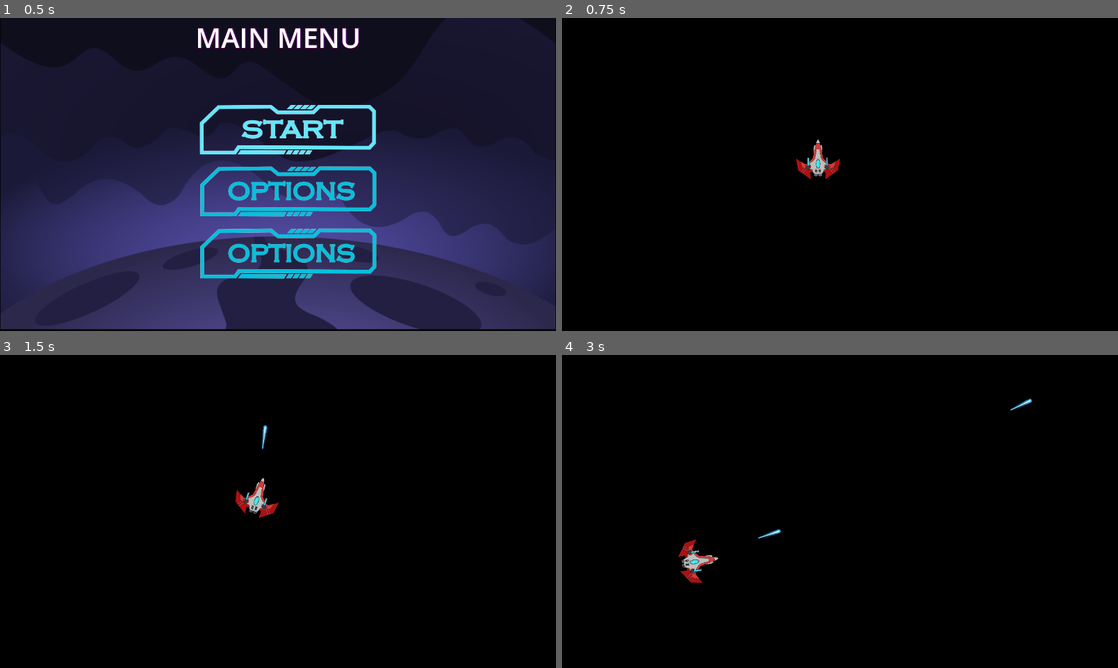
Above: before the commit, frames 1-4 (two rows, left to right).
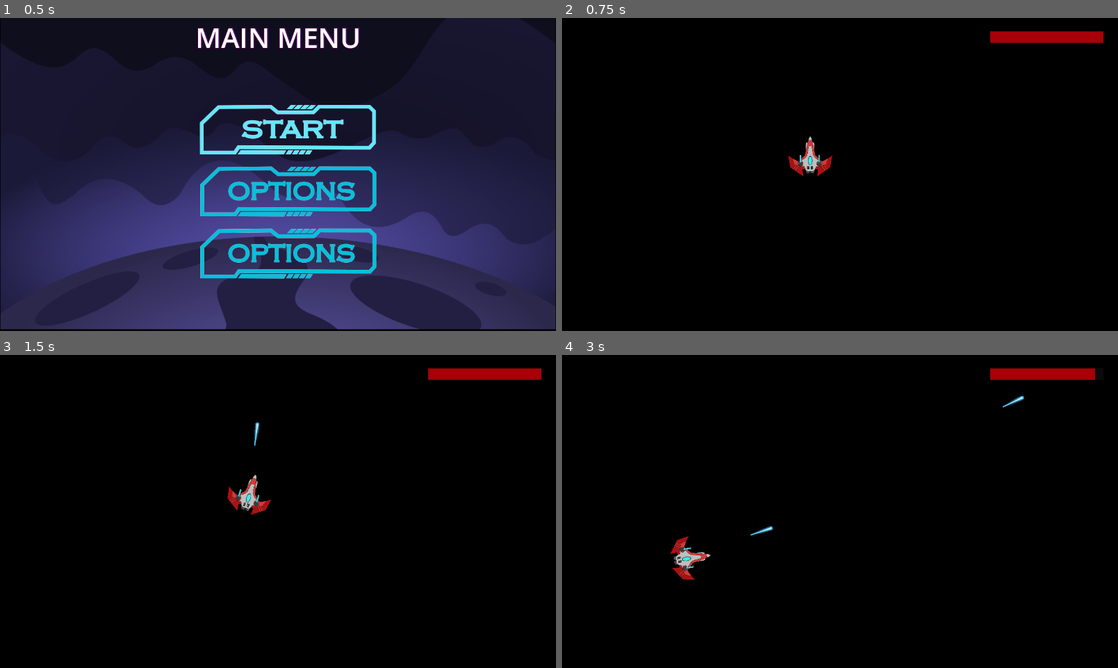
Above: after the commit, the same moments.

Repository: krish-rRay23/Basic_Space_game_Project_Nexus
Game: Godot game, scene res://scenes/main_menu.tscn
Same seed, same stepped clock (60 frames per second), same inputs: the game is played once before the commit and once after it.
Inputs (mouse positions are in pixels of both pictures, inside the frame that each line leads up to):
- Up to frame 1 (0.5 s): no input
- Up to frame 2 (0.75 s): click (851, 130) at 0.5 s
- Up to frame 3 (1.5 s): tap Enter at 1.25 s; hold D (rotate_right) from 1.28 s (still down); tap Space (shoot) at 1.35 s
- Up to frame 4 (3 s): release D (rotate_right) at 2.03 s; hold S (move_down) 2.03-2.78 s; tap Space (shoot) at 2.1, 2.85 s; hold D (rotate_right) from 2.78 s (still down)

Frame 1 is identical in both runs. In frame 2, 1.3% of the frame differs, in the area x 40-98%, y 4-52%; in frame 3, 1.4%; in frame 4, 1.5%, in the area x 19-96%, y 4-73%.

Commit message:
Added fuel bar - krish

Diff:
--- /dev/null
+++ b/Endless_Survivor_Space_Combat/scenes/FuelBar.tscn
@@ -0,0 +1,48 @@
+[gd_scene load_steps=6 format=3 uid="uid://cn7k6oo2cksre"]
+
+[ext_resource type="Script" path="res://src/fuel_bar.gd" id="1_nsmf2"]
+
+[sub_resource type="StyleBoxEmpty" id="StyleBoxEmpty_07m4y"]
+
+[sub_resource type="StyleBoxFlat" id="StyleBoxFlat_0shwl"]
+bg_color = Color(0.658016, 0.000422564, 0.0358106, 1)
+
+[sub_resource type="StyleBoxFlat" id="StyleBoxFlat_a2fcd"]
+bg_color = Color(0.0388, 0.0388, 0.0344898, 1)
+expand_margin_left = 1.0
+expand_margin_top = 1.0
+expand_margin_right = 1.0
+expand_margin_bottom = 1.0
+shadow_color = Color(0.226707, 0.226707, 0.226707, 0.6)
+shadow_offset = Vector2(0, 1)
+
+[sub_resource type="StyleBoxFlat" id="StyleBoxFlat_udayx"]
+bg_color = Color(0.999961, 0.627737, 0.573541, 1)
+
+[node name="FuelBar" type="ProgressBar"]
+z_index = 1
+custom_minimum_size = Vector2(240, 4)
+theme_override_styles/background = SubResource("StyleBoxEmpty_07m4y")
+theme_override_styles/fill = SubResource("StyleBoxFlat_0shwl")
+value = 60.0
+show_percentage = false
+script = ExtResource("1_nsmf2")
+
+[node name="FuelConsumptionBar" type="ProgressBar" parent="."]
+z_index = -1
+layout_mode = 1
+anchors_preset = 15
+anchor_right = 1.0
+anchor_bottom = 1.0
+grow_horizontal = 2
+grow_vertical = 2
+theme_override_styles/background = SubResource("StyleBoxFlat_a2fcd")
+theme_override_styles/fill = SubResource("StyleBoxFlat_udayx")
+value = 80.0
+show_percentage = false
+
+[node name="Timer" type="Timer" parent="."]
+wait_time = 0.4
+one_shot = true
+
+[connection signal="timeout" from="Timer" to="." method="_on_timer_timeout"]
--- a/Endless_Survivor_Space_Combat/scenes/game.tscn
+++ b/Endless_Survivor_Space_Combat/scenes/game.tscn
@@ -1,12 +1,16 @@
-[gd_scene load_steps=3 format=3 uid="uid://digpfs1fgn37p"]
+[gd_scene load_steps=4 format=3 uid="uid://digpfs1fgn37p"]
 
 [ext_resource type="Script" path="res://src/game.gd" id="1_y1v7m"]
 [ext_resource type="PackedScene" uid="uid://bi2h0qxe4yd16" path="res://scenes/player.tscn" id="2_f0jlo"]
+[ext_resource type="PackedScene" uid="uid://cn7k6oo2cksre" path="res://scenes/FuelBar.tscn" id="3_tiru5"]
 
 [node name="Game" type="Node2D"]
 script = ExtResource("1_y1v7m")
 
 [node name="Player" parent="." instance=ExtResource("2_f0jlo")]
-position = Vector2(588, 338)
+position = Vector2(570, 331)
 
 [node name="Lasers" type="Node2D" parent="."]
+
+[node name="FuelBar" parent="." instance=ExtResource("3_tiru5")]
+visible = false
--- a/Endless_Survivor_Space_Combat/scenes/player.tscn
+++ b/Endless_Survivor_Space_Combat/scenes/player.tscn
@@ -1,7 +1,8 @@
-[gd_scene load_steps=4 format=3 uid="uid://bi2h0qxe4yd16"]
+[gd_scene load_steps=5 format=3 uid="uid://bi2h0qxe4yd16"]
 
 [ext_resource type="Script" path="res://src/player.gd" id="1_18i4w"]
 [ext_resource type="Texture2D" uid="uid://dlf0w2cxqs72q" path="res://Assets/Sprites/Layer 1.png" id="2_2iqo0"]
+[ext_resource type="PackedScene" uid="uid://cn7k6oo2cksre" path="res://scenes/FuelBar.tscn" id="3_wddkq"]
 
 [sub_resource type="CircleShape2D" id="CircleShape2D_881qa"]
 radius = 107.28
@@ -24,3 +25,11 @@
 
 [node name="Muzzle" type="Node2D" parent="."]
 position = Vector2(2.5, -160)
+
+[node name="CanvasLayer" type="CanvasLayer" parent="."]
+
+[node name="FuelBar" parent="CanvasLayer" instance=ExtResource("3_wddkq")]
+offset_left = 986.0
+offset_top = 31.0
+offset_right = 1246.0
+offset_bottom = 57.0
--- /dev/null
+++ b/Endless_Survivor_Space_Combat/src/fuel_bar.gd
@@ -0,0 +1,31 @@
+extends ProgressBar
+
+@onready var timer = $Timer
+@onready var FuelConsumptionBar = $FuelConsumptionBar
+
+var fuel = 0 : set = _set_fuel
+
+func _set_fuel(new_fuel):
+	var prev_fuel = fuel
+	fuel = min(max_value,new_fuel)
+	value = fuel
+	if fuel<=0:
+		queue_free()
+	if fuel < prev_fuel:
+		timer.start()
+	else:
+		FuelConsumptionBar.value = fuel
+
+
+func init_fuel(_fuel):
+	fuel = _fuel
+	max_value = fuel
+	value = fuel
+	FuelConsumptionBar.max_value = fuel
+	FuelConsumptionBar.value = fuel
+
+
+
+
+func _on_timer_timeout():
+	FuelConsumptionBar.value = fuel
--- a/Endless_Survivor_Space_Combat/src/game.gd
+++ b/Endless_Survivor_Space_Combat/src/game.gd
@@ -2,8 +2,14 @@
 
 @onready var lasers = $Lasers
 @onready var player = $Player
+@onready var fuel_bar = $FuelBar
 
 func _ready():
-	player.connect("laser_shot", _on_player_laser_shot )
+	player.connect("laser_shot", _on_player_laser_shot)
+	fuel_bar.init_fuel(player.max_fuel)
+
+func _process(delta):
+	fuel_bar.fuel = player.fuel
+
 func _on_player_laser_shot(laser):
 	lasers.add_child(laser)
--- a/Endless_Survivor_Space_Combat/src/player.gd
+++ b/Endless_Survivor_Space_Combat/src/player.gd
@@ -1,33 +1,49 @@
 extends CharacterBody2D
 
-signal laser_shot(laser)
 @export var acceleration := 1500.0
 @export var max_speed := 400.0
 @export var friction := 600.0
 @export var rotation_speed := 1.5
+@export var max_fuel := 100.0
+@export var fuel_consumption_rate := 10.0  # Fuel units consumed per second
 
 @onready var muzzle = $Muzzle
+@onready var fuel_bar = $CanvasLayer/FuelBar
+@onready var fuel_label = $FuelLabel
 
+var fuel: float = max_fuel
 var laser_scene = preload("res://scenes/laser.tscn")
 
+signal laser_shot(laser)
+
+func _ready():
+	fuel_bar.init_fuel(max_fuel)
+
 func _physics_process(delta):
-	var rotation_direction = Input.get_axis("rotate_left", "rotate_right")
-	var move_direction = Input.get_axis("move_down", "move_up")
+	if fuel > 0:
+		var rotation_direction = Input.get_axis("rotate_left", "rotate_right")
+		var move_direction = Input.get_axis("move_down", "move_up")
 
-	var direction = Vector2(0, -1).rotated(rotation)
-	var target_velocity = direction * move_direction * max_speed
+		var direction = Vector2(0, -1).rotated(rotation)
+		var target_velocity = direction * move_direction * max_speed
 
-	if move_direction != 0:
-		velocity = velocity.move_toward(target_velocity, acceleration * delta)
-	else:
-		velocity = velocity.move_toward(Vector2.ZERO, friction * delta)
+		if move_direction != 0:
+			velocity = velocity.move_toward(target_velocity, acceleration * delta)
+			fuel -= fuel_consumption_rate * delta * abs(move_direction)
+		else:
+			velocity = velocity.move_toward(Vector2.ZERO, friction * delta)
 
-	if velocity.length() > 0:
-		velocity = velocity.limit_length(max_speed)
-		move_and_slide()
+		if velocity.length() > 0:
+			velocity = velocity.limit_length(max_speed)
+			move_and_slide()
 
-	rotation += rotation_direction * rotation_speed * delta
+		rotation += rotation_direction * rotation_speed * delta
 
+	# Ensure fuel doesn't go negative
+	fuel = max(fuel, 0)
+	fuel_bar.fuel = fuel
+
+	# Screen wrapping
 	var screen_size = get_viewport_rect().size
 	if global_position.y < 0:
 		global_position.y = screen_size.y
@@ -38,6 +54,10 @@
 	elif global_position.x > screen_size.x:
 		global_position.x = 0
 
+	# Update fuel label
+	if fuel_label:
+		fuel_label.text = "Fuel Remaining: " + str(int(fuel))
+
 func _process(delta):
 	if Input.is_action_just_pressed("shoot"):
 		shoot_laser()
Not shown: 1 places in Endless_Survivor_Space_Combat/scenes/options_menu.tscn that only renumber resources
